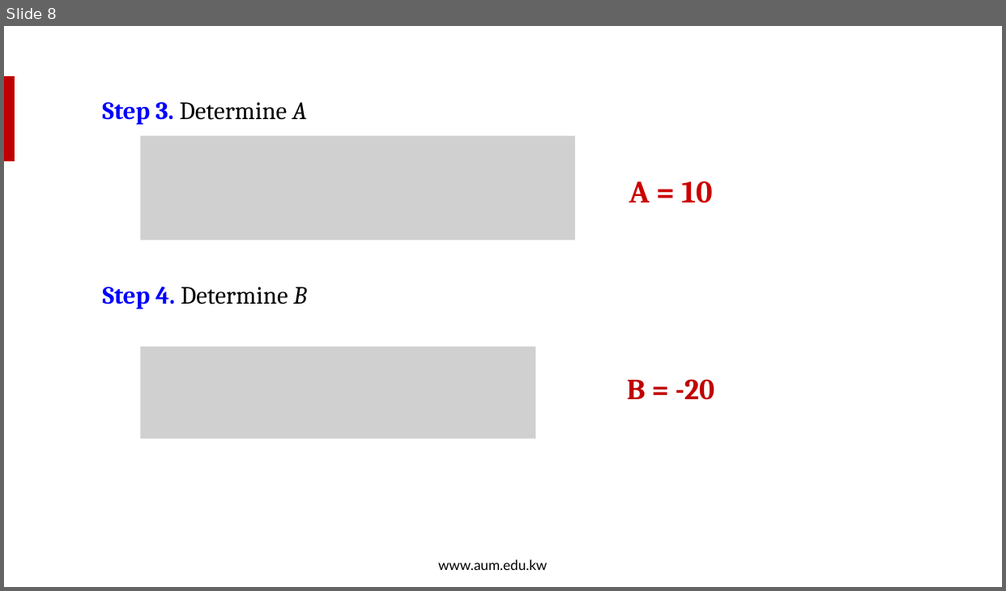
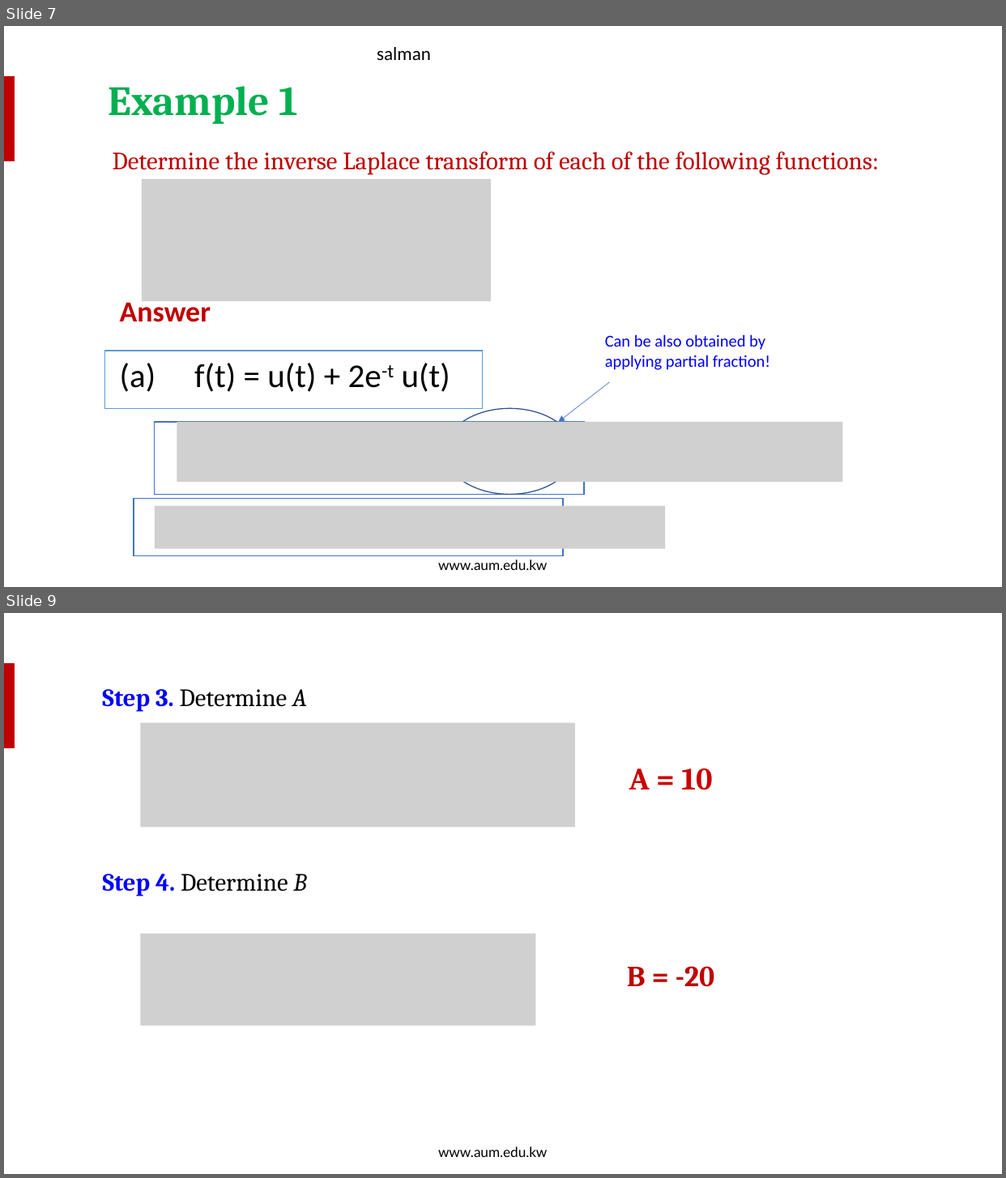
Before and after one commit to salmanrazzaq1993/AUM-WORK, a slide deck: PP WORK/Instructor Version/Week 3/Week 3 Lecture 2 - ILT.pptx. Shown one above the other, each under a label of ours: slide 8 before the commit, slides 7 and 9 after it; the slides between them are not shown. The pictures are 1006x591 and 1006x1178 pixels, drawn with LibreOffice and Linux fonts; fonts in the diff are those of the drawing; grey boxes stand for pictures; background and template pictures are left out. Boxes give left, top, right and bottom in pixels: in the first picture for what was removed or moved away, otherwise in the second. Text is boxed around its words. In the diff, an @@ line names an element or a change of style, - is before the commit and + after.

```diff
--- a/PP WORK/Instructor Version/Week 3/Week 3 Lecture 2 - ILT.pptx
+++ b/PP WORK/Instructor Version/Week 3/Week 3 Lecture 2 - ILT.pptx
@@ slide 7 added at (4,26,1002,587), background picture (left out); not listed: 2 template elements that a slide beside it also shows @@
@@ text added at (377,47,431,60), 18 pt, text #000000 @@
+salman
@@ text added at (108,86,298,124), 40 pt, text #00B050, bold @@
+Example 1
@@ text added at (113,152,879,175), 24 pt, text #C00000 @@
+Determine the inverse Laplace transform of each of the following functions:
@@ picture added at (142,179,492,301) @@
@@ text added at (120,298,211,322), 28 pt, text #C00000, bold @@
+Answer
@@ text added at (605,335,770,370), 16 pt, text #0000FF @@
+Can be also obtained by applying partial fraction!
@@ rectangle added at (105,351,484,408), fill #FFFFFF, outline #5B9BD5 1 pt @@
@@ text added at (120,363,450,392), 32 pt, text #000000 @@
+(a) f(t) = u(t) + 2e-t u(t)
@@ arrow added from (610, 382) to (559, 422), #4472C4 0.5 pt @@
@@ ellipse added at (445,408,574,495), outline #325491 1 pt @@
@@ rectangle added at (155,422,584,495), fill #FFFFFF, outline #4472C4 1 pt @@
@@ picture added at (177,422,843,482) @@
@@ rectangle added at (134,499,563,557), fill #FFFFFF, outline #4472C4 1 pt @@
@@ picture added at (155,506,665,548) @@
@@ what was slide 8 is now slide 9 @@
```
Also in this commit, not shown: 15 slides changed, 2 other slides added.
